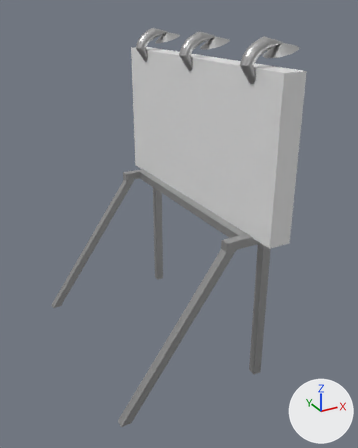
What one commit did to the Blender file Assets/Props/BLEND/Japan Props/(Japan)Billboard1WIP.blend.
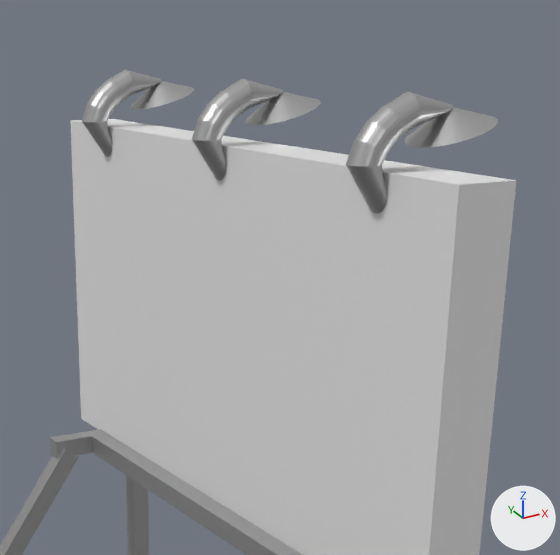
Each version is shown whole from a 50 mm camera at (-13.1, -21.7, 17.4) aimed at (-1.8, -1.2, 7.1), then close up on the part from 29% to 90% of the width and 0% to 49% of the height. Arrows for +X, +Y and +Z are at lower right; the lights stay in place.
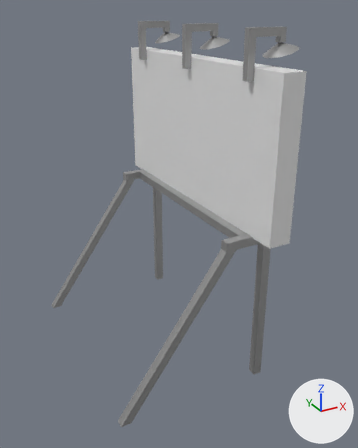
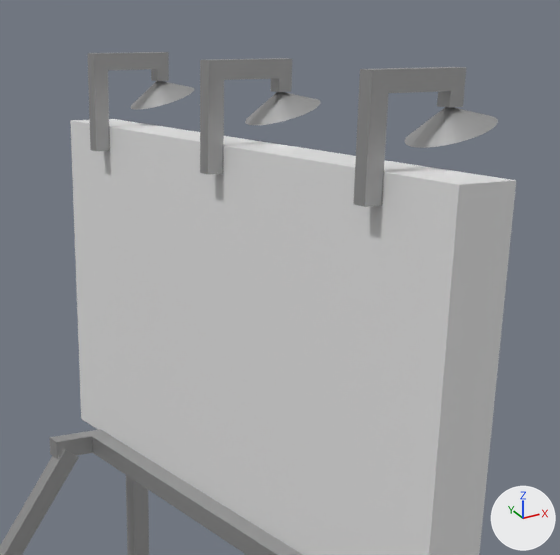
Pixel boxes (x1, y1, x2, y2) of what changed, in the close-ups (560 x 555 px):
'Cone', reshaped (12% narrower, 53% shorter): before (82, 70, 498, 214); after (131, 81, 498, 148)
'Cube', added: after (88, 52, 466, 207)
    faces in mat_material_001 (grey #b8b8b8): (353, 67, 466, 207)
    faces in mat_material_008 (grey #b8b8b8): (200, 58, 292, 174)
    faces in mat_material_007 (grey #b8b8b8): (88, 52, 169, 151)
part 1 of me_cone, deleted: before (192, 79, 283, 181)
part 2 of me_cone, cut back: before (82, 70, 161, 157)
part 3 of me_cone, cut back: before (346, 92, 453, 214)

What the commit changed:
Material 'Material.008' (mat_material_008) is new.
Its base color is (0.479, 0.479, 0.479) (grey #b8b8b8).
Its metallic is 0.762.
Its roughness is 0.373.
Material 'Material.007' (mat_material_007) is new.
Its base color is (0.479, 0.479, 0.479) (grey #b8b8b8).
Its metallic is 0.762.
Its roughness is 0.373.
me_cone is used by ob_cone; location (0.8, 0.0, 15.9); rotation (0.0, -0.294, 0.0), in degrees (0, -17, 0); scale (0.743, 0.743, 0.201).
me_cone had 2217 vertices, 2214 faces and spanned x -2.7..1.0, y -7.7..7.7, z -4.7..3.2.
me_cone now has 1545 vertices, 1632 faces and spans x -1.0..1.0, y -7.7..7.7, z -1.0..1.0.
me_cone part 1: the loose piece of 224 vertices spanning x -2.7..0.1, y -0.4..0.4, z -4.7..3.2 is deleted.
me_cone part 2: 1 vertex moved within x -0.1, y 6.6, z 0.7; 224 vertices removed from x -2.7..0.1, y 6.3..7.1, z -4.7..3.2.
me_cone part 3: 1 vertex moved within x -0.1, y -6.6, z 0.7; 224 vertices removed from x -2.7..0.1, y -7.1..-6.3, z -4.7..3.2.
Mesh me_cube is new.
It has 72 vertices, 66 faces and spans x -1.0..9.9, y -1.0..66.2, z -1.0..1.0.
Faces by material slot: [22, 22, 22].
It uses material mat_material_001 (grey #b8b8b8).
It uses material mat_material_007 (grey #b8b8b8).
It uses material mat_material_008 (grey #b8b8b8).
Object 'Cube' (ob_cube) is new; it shows me_cube.
Its location is (-0.71, -5.0, 15.66).
Its scale is (0.166, 0.153, 1.0).
